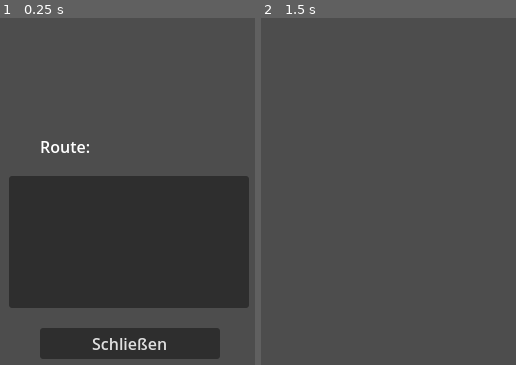
Above: before the commit, frames 1-2 (left to right).
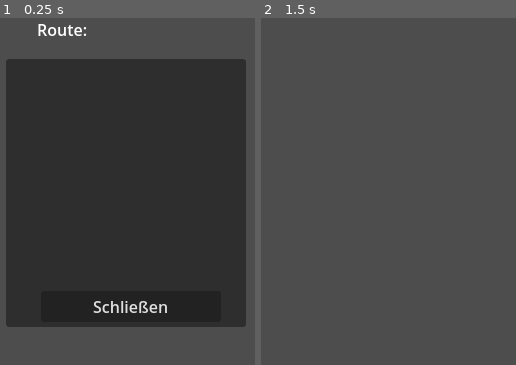
Above: after the commit, the same moments.

Repository: ThePiratHD/KAI-Navi
Game: Godot game, scene res://Scenes/RouteView.tscn
The game is run twice, just before and just after one commit, with the same random seed, the same clock (stepped at 60 frames per second) and the same inputs. This scene is started directly instead of the project's main scene.
Inputs:
- Up to frame 1 (0.25 s): no input
- Up to frame 2 (1.5 s): click "Schließen" at 0.5 s; tap Enter at 1.25 s

The runs differ from the first frame. In frame 1, 44% of the frame differs, in the area x 2-98%, y 1-99%; in frame 2, nothing differs.

Commit message:
Anzeige Für Route

Diff:
--- a/kai-schulnavi/Scenes/RouteView.tscn
+++ b/kai-schulnavi/Scenes/RouteView.tscn
@@ -13,24 +13,27 @@
 
 [node name="Panel" type="Panel" parent="."]
 layout_mode = 0
-offset_left = 26.0
-offset_top = 411.0
-offset_right = 266.0
-offset_bottom = 543.0
+offset_left = 23.0
+offset_top = 294.0
+offset_right = 263.0
+offset_bottom = 562.0
 
 [node name="VBoxContainer" type="VBoxContainer" parent="Panel"]
 layout_mode = 0
-offset_left = 31.0
-offset_top = 77.0
-offset_right = 211.0
-offset_bottom = 254.0
+offset_left = 35.0
+offset_top = 15.0
+offset_right = 215.0
+offset_bottom = 263.0
 alignment = 1
 
 [node name="ScrollContainer" type="ScrollContainer" parent="Panel/VBoxContainer"]
 layout_mode = 2
+size_flags_vertical = 3
 
 [node name="RouteList" type="VBoxContainer" parent="Panel/VBoxContainer/ScrollContainer"]
 layout_mode = 2
+size_flags_horizontal = 3
+size_flags_vertical = 3
 
 [node name="Close_Button" type="Button" parent="Panel/VBoxContainer"]
 layout_mode = 2
--- a/kai-schulnavi/Skripts/RouteViewControl.gd
+++ b/kai-schulnavi/Skripts/RouteViewControl.gd
@@ -4,6 +4,8 @@
 @onready var route_list: VBoxContainer = $Panel/VBoxContainer/ScrollContainer/RouteList
 @onready var close_button: Button = $Panel/VBoxContainer/Close_Button
 @onready var title_label: Label = $Panel/TitelLabel
+
+
 
 func _ready() -> void:
 	print("RouteView geöffnet!")
@@ -18,7 +20,17 @@
 		child.queue_free()
 
 	# Route anzeigen
-	for i in route.size():
-		var label := Label.new()
-		label.text = "%d. %s" % [i + 1, route[i]]
+	for step in route:
+		var label = Label.new()
+		label.text = "→ " + str(step)
+
+		# FontFile laden (TTF/OTF)
+		var font_file := load("res://fonts/Roboto-Regular.ttf")
+		# override the font
+		label.add_theme_font_override("font", font_file)
+
+		# Sichtbar machen
+		label.size_flags_vertical = Control.SIZE_FILL | Control.SIZE_EXPAND
+		label.size_flags_horizontal = Control.SIZE_FILL
+
 		route_list.add_child(label)
